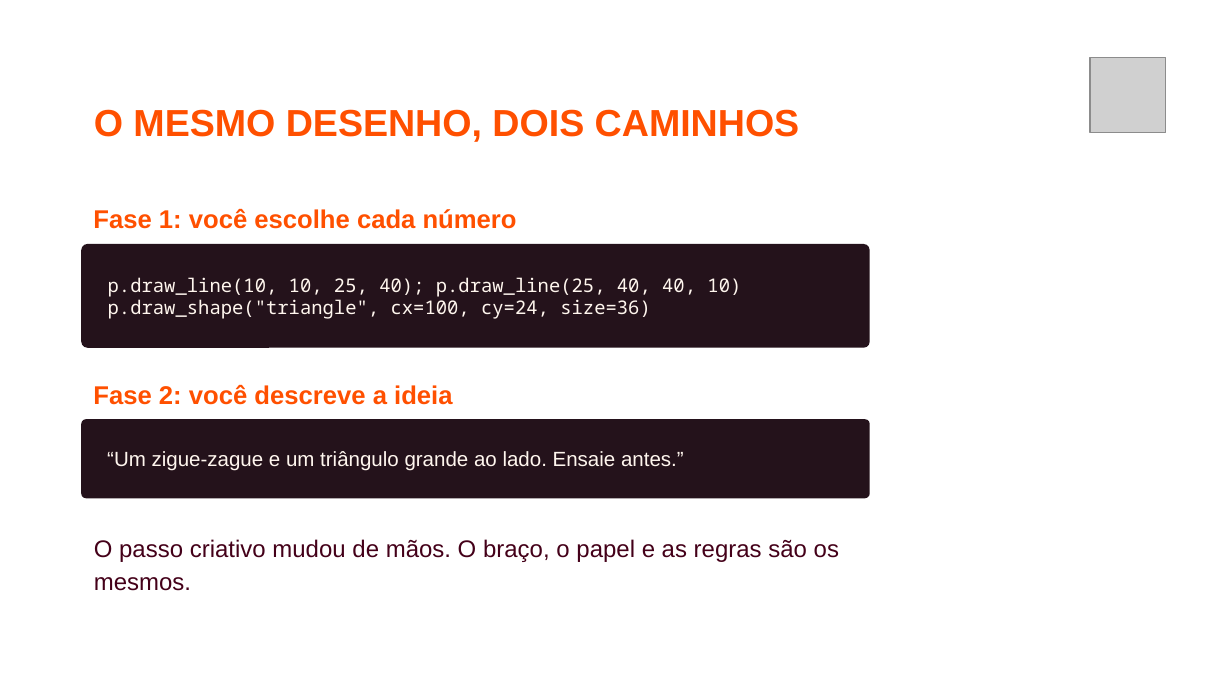
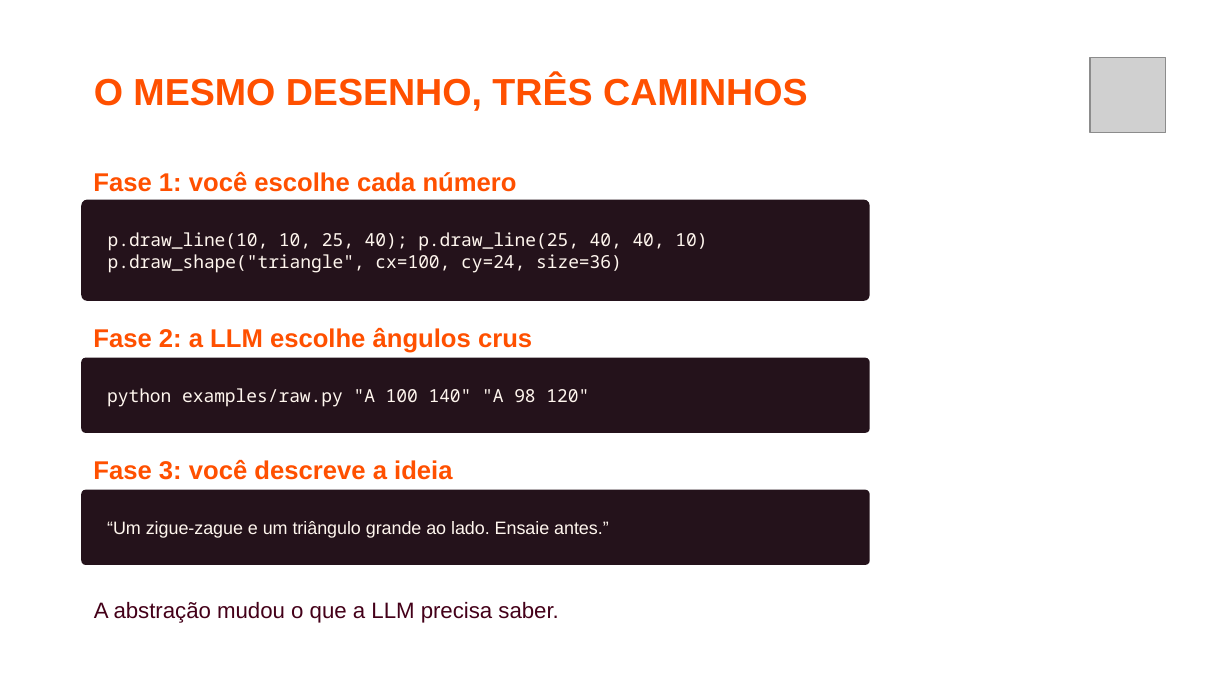
Before and after one commit to jhlr/plotter, a slide deck: slide 12 of workshop/oficina-braco-plotter.pptx (slide 11 before the commit). Drawn at 1232x693 pixels with LibreOffice and Linux fonts; fonts in the diff are those of the drawing; grey boxes stand for pictures; background and template pictures are left out. Boxes give left, top, right and bottom in pixels: in the first picture for what was removed or moved away, otherwise in the second. Text is boxed around its words. In the diff, an @@ line names an element or a change of style, - is before the commit and + after.

```diff
--- a/workshop/oficina-braco-plotter.pptx
+++ b/workshop/oficina-braco-plotter.pptx
@@ text at bbox=[94, 75, 808, 111]: text changed @@
-O MESMO DESENHO, DOIS CAMINHOS
+O MESMO DESENHO, TRÊS CAMINHOS
@@ text "Fase 1: você escolhe cada ...": place and size @@
-text "Fase 1: você escolhe cada ..." at bbox=[93, 209, 517, 229]
+text "Fase 1: você escolhe cada ..." at bbox=[93, 172, 517, 192]
@@ rounded rectangle "p.draw_line(10, 10, 25, 40); p.draw_line(25, ...": place and size @@
-rounded rectangle "p.draw_line(10, 10, 25, 40); p.draw_line(25, ..." at bbox=[81, 244, 870, 347]
+rounded rectangle "p.draw_line(10, 10, 25, 40); p.draw_line(25, ..." at bbox=[81, 200, 870, 301]
@@ rounded rectangle "p.draw_line(10, 10, 25, 40); p.draw_line(25, ..." at bbox=[81, 200, 870, 301]: size 11 to 10.5 pt @@
@@ text at bbox=[93, 328, 532, 353]: text changed @@
-Fase 2: você descreve a ideia
+Fase 2: a LLM escolhe ângulos crus
@@ rounded rectangle added at bbox=[81, 357, 870, 432], fill #24121B, 10.5 pt, text #FFF6EE @@
+python examples/raw.py "A 100 140" "A 98 120"
@@ text added at bbox=[93, 460, 452, 480], 15 pt, text #FF5000, bold @@
+Fase 3: você descreve a ideia
@@ rounded rectangle "“Um zigue-zague e um triângulo ...": place and size @@
-rounded rectangle "“Um zigue-zague e um triângulo ..." at bbox=[81, 419, 870, 498]
+rounded rectangle "“Um zigue-zague e um triângulo ..." at bbox=[81, 489, 870, 564]
@@ rounded rectangle "“Um zigue-zague e um triângulo ..." at bbox=[81, 489, 870, 564]: size 12 to 10.5 pt @@
@@ text at bbox=[94, 602, 558, 623]: text changed; size 14 to 13 pt @@
-O passo criativo mudou de mãos. O braço, o papel e as regras são os mesmos.
+A abstração mudou o que a LLM precisa saber.
```
Also in this commit, not shown: 4 other slides changed, 1 slide added, 13 other files.
